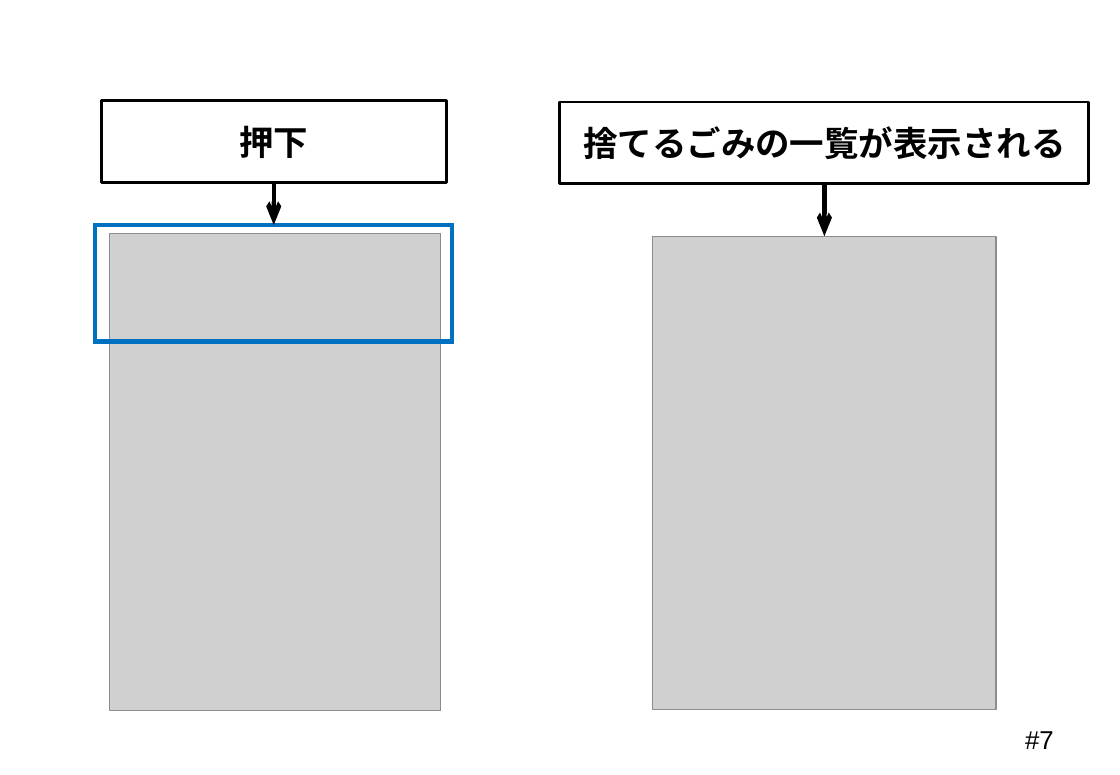
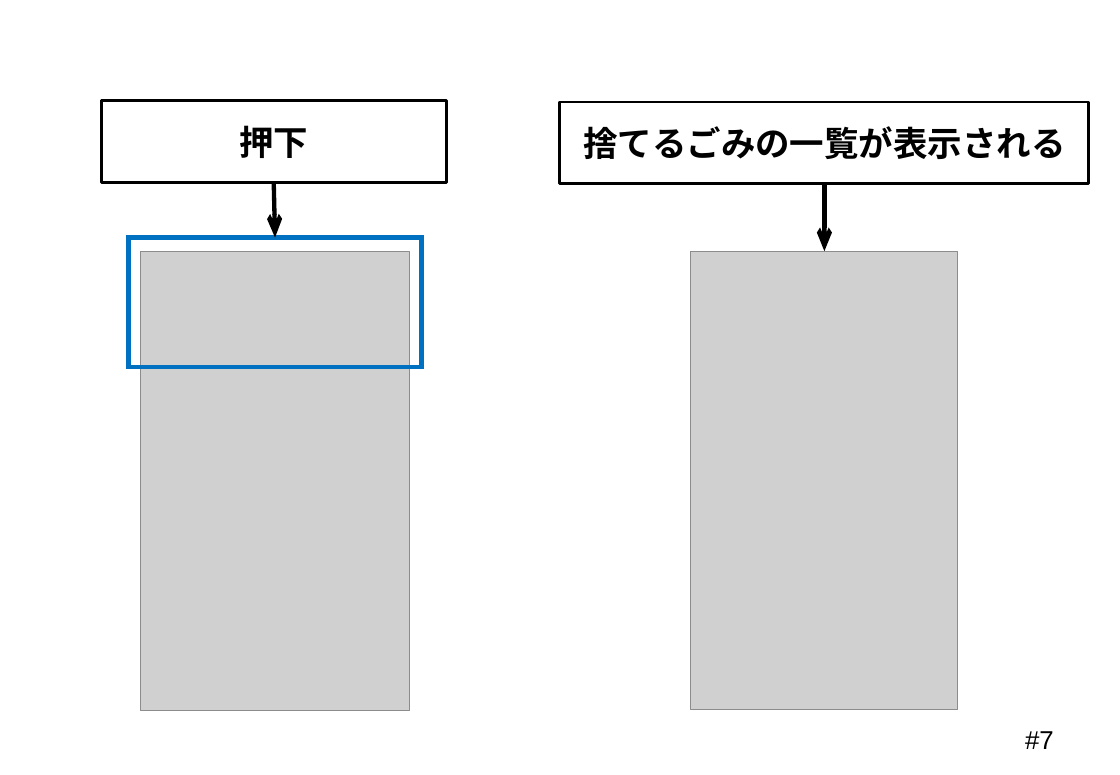
Before and after one commit to Mocchy2/graduation-thesis, a slide deck: slide 7 of 卒業論文 発表用スライド.pptx. Drawn at 1120x775 pixels with LibreOffice and Linux fonts; fonts in the diff are those of the drawing; grey boxes stand for pictures; background and template pictures are left out. Boxes give left, top, right and bottom in pixels: in the first picture for what was removed or moved away, otherwise in the second. Text is boxed around its words. In the diff, an @@ line names an element or a change of style, - is before the commit and + after.

Commit message:
「操作画面」 図の変更

```diff
--- a/卒業論文 発表用スライド.pptx
+++ b/卒業論文 発表用スライド.pptx
@@ arrow moved from (274, 182) - (274, 225) to (274, 182) - (275, 238) @@
@@ arrow moved from (824, 183) - (824, 237) to (824, 183) - (824, 251) @@
@@ rectangle: place and size @@
-rectangle at bbox=[95, 225, 452, 342]
+rectangle at bbox=[128, 238, 421, 367]
@@ picture: place and size @@
-picture at bbox=[110, 234, 441, 710]
+picture at bbox=[141, 251, 410, 710]
@@ picture: place and size @@
-picture at bbox=[653, 237, 996, 710]
+picture at bbox=[691, 251, 958, 710]
```
Also in this commit, not shown: 2 other slides changed.
